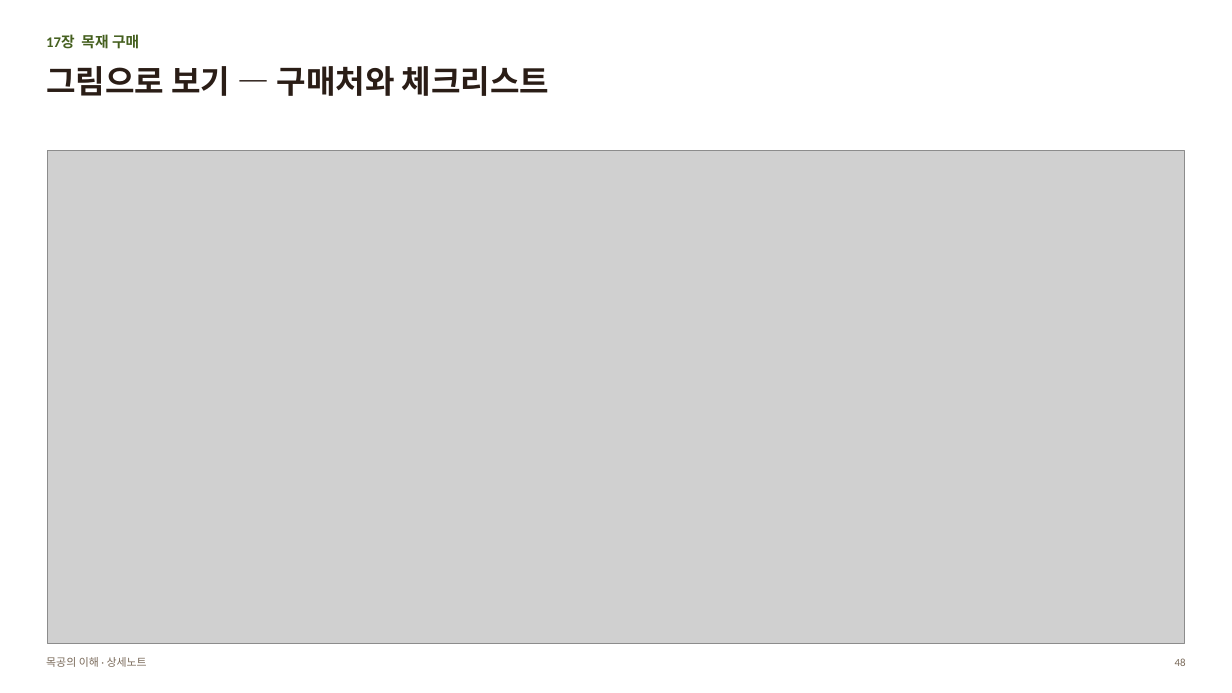
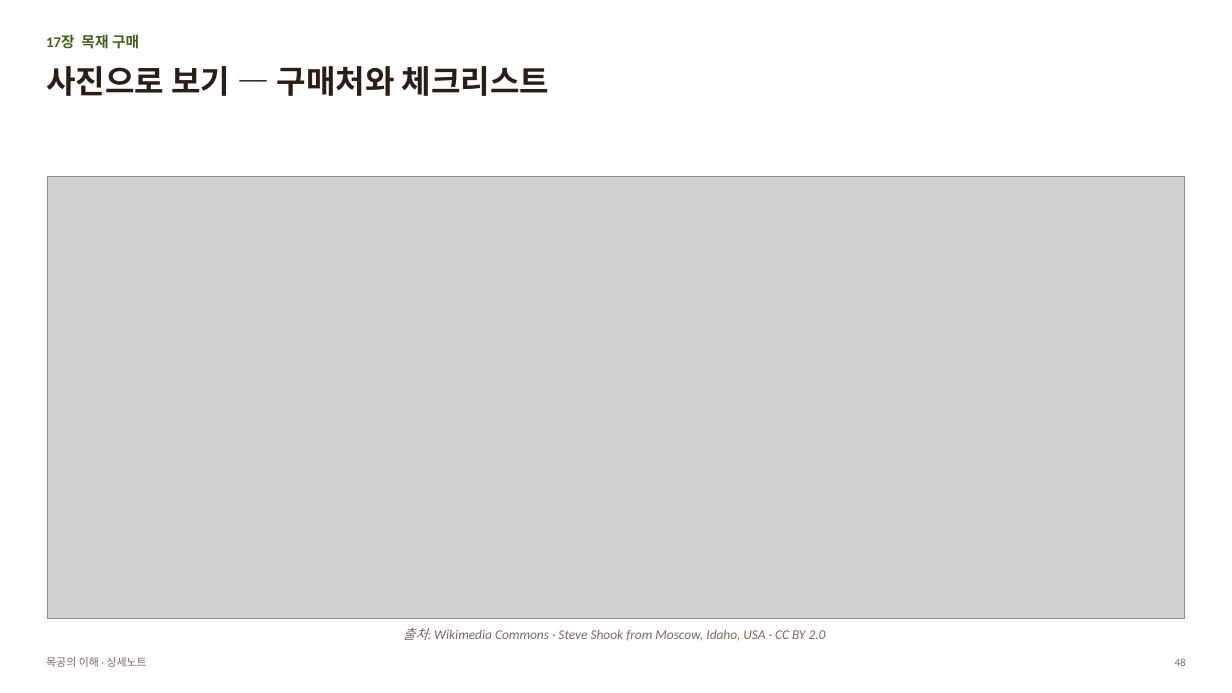
Before and after one commit to nskim4690-tech/my-workspace, a slide deck: slide 48 of 젠트리/목공방/공부방/목공의_이해/목공의_이해_상세노트.pptx. Drawn at 1232x693 pixels with LibreOffice and Linux fonts; fonts in the diff are those of the drawing; grey boxes stand for pictures. Boxes give left, top, right and bottom in pixels: in the first picture for what was removed or moved away, otherwise in the second. Text is boxed around its words. In the diff, an @@ line names an element or a change of style, - is before the commit and + after.

```diff
--- a/젠트리/목공방/공부방/목공의_이해/목공의_이해_상세노트.pptx
+++ b/젠트리/목공방/공부방/목공의_이해/목공의_이해_상세노트.pptx
@@ text at box(46, 66, 549, 96): text changed @@
-그림으로 보기 — 구매처와 체크리스트
+사진으로 보기 — 구매처와 체크리스트
@@ picture: place and size @@
-picture at box(48, 151, 1185, 644)
+picture at box(48, 177, 1185, 619)
@@ text added at box(403, 628, 826, 641), 10.5 pt, text #7A6A5A, italic @@
+출처: Wikimedia Commons · Steve Shook from Moscow, Idaho, USA · CC BY 2.0
```
Also in this commit, not shown: 18 other slides changed, 1 other file.
